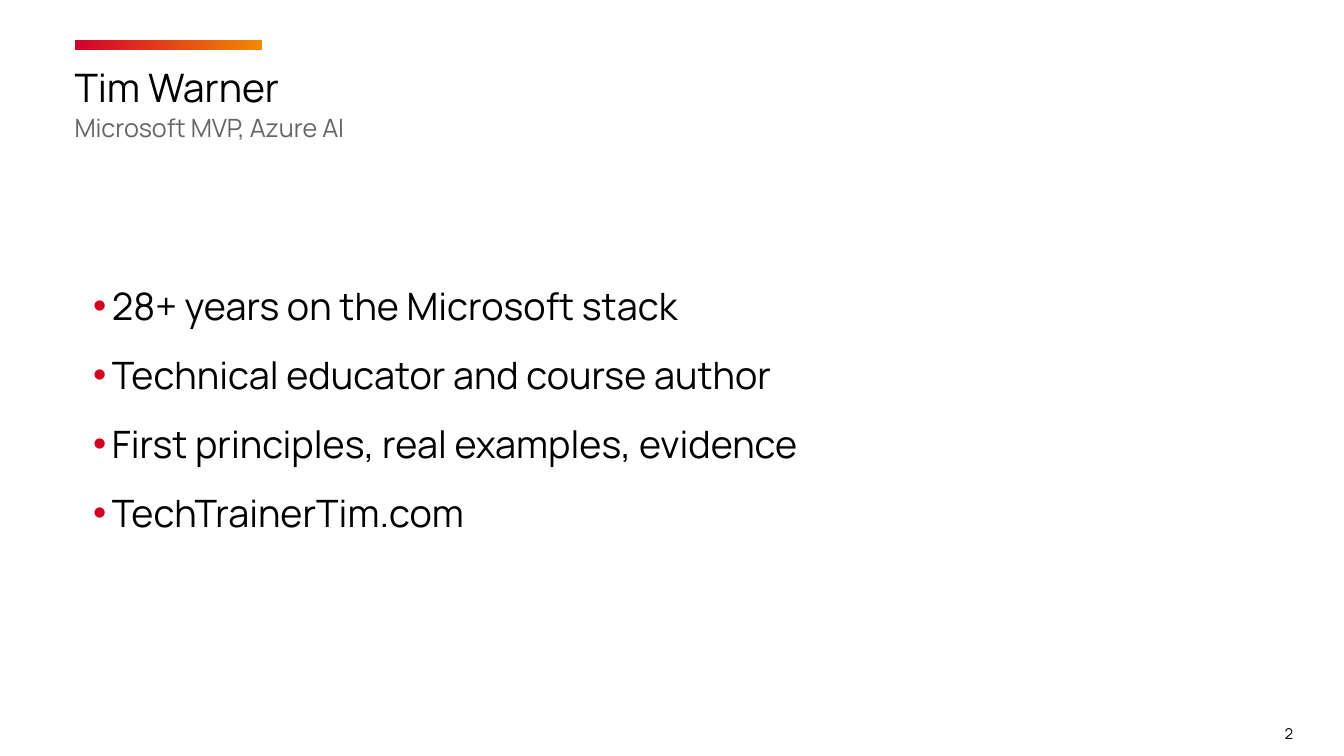
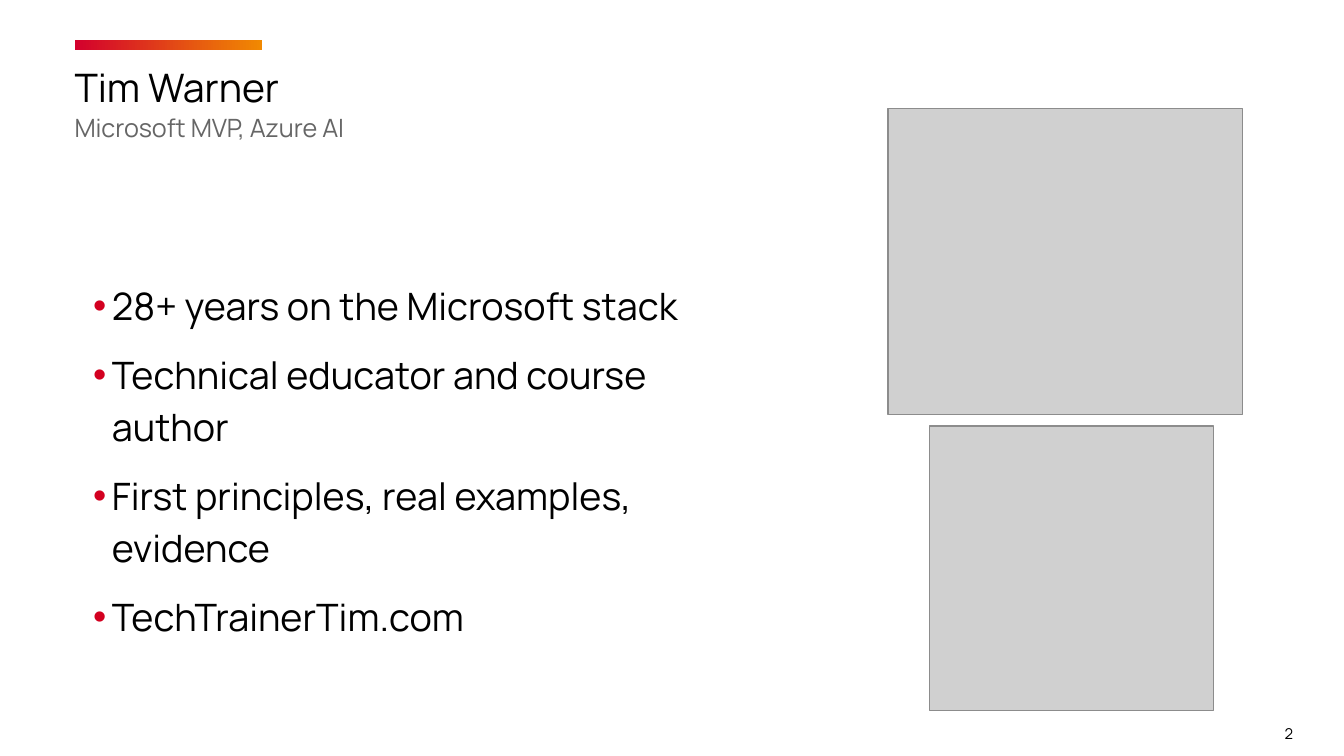
Before and after one commit to timothywarner-org/copilot-cert-prep, a slide deck: slide 2 of warner-github-cert-prep-september-2026.pptx. Drawn at 1344x756 pixels with LibreOffice and Linux fonts; fonts in the diff are those of the drawing; grey boxes stand for pictures; background and template pictures are left out. Boxes give left, top, right and bottom in pixels: in the first picture for what was removed or moved away, otherwise in the second. Text is boxed around its words. In the diff, an @@ line names an element or a change of style, - is before the commit and + after.

```diff
--- a/warner-github-cert-prep-september-2026.pptx
+++ b/warner-github-cert-prep-september-2026.pptx
@@ picture added at box(888, 109, 1243, 414) @@
@@ text "28+ years on the Microsoft ..." rewrapped from box(112, 292, 797, 528) to box(112, 292, 678, 632) @@
@@ picture added at box(930, 426, 1214, 710) @@
```
Also in this commit, not shown: 1 other slide changed, 1 slide added.
